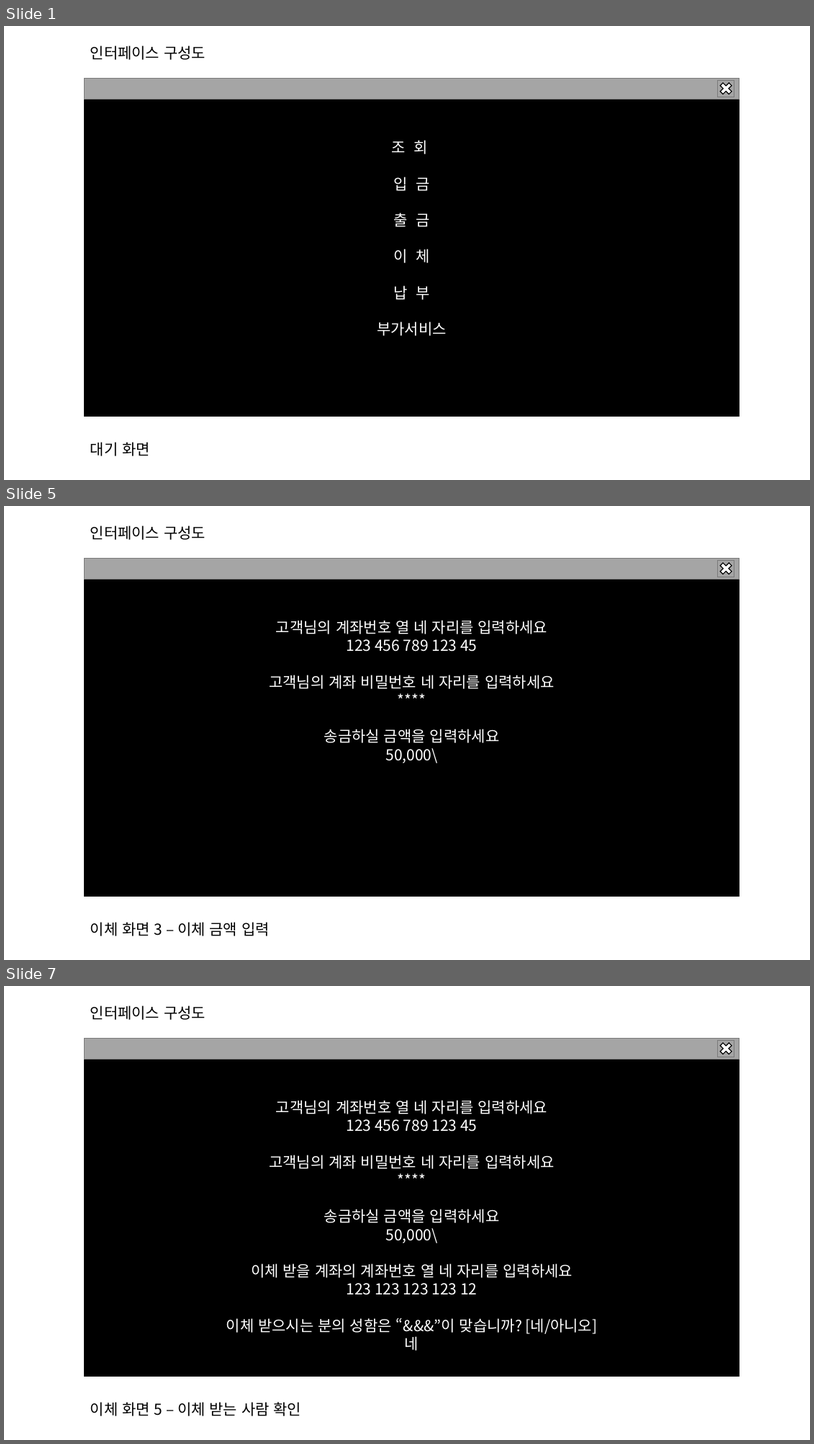
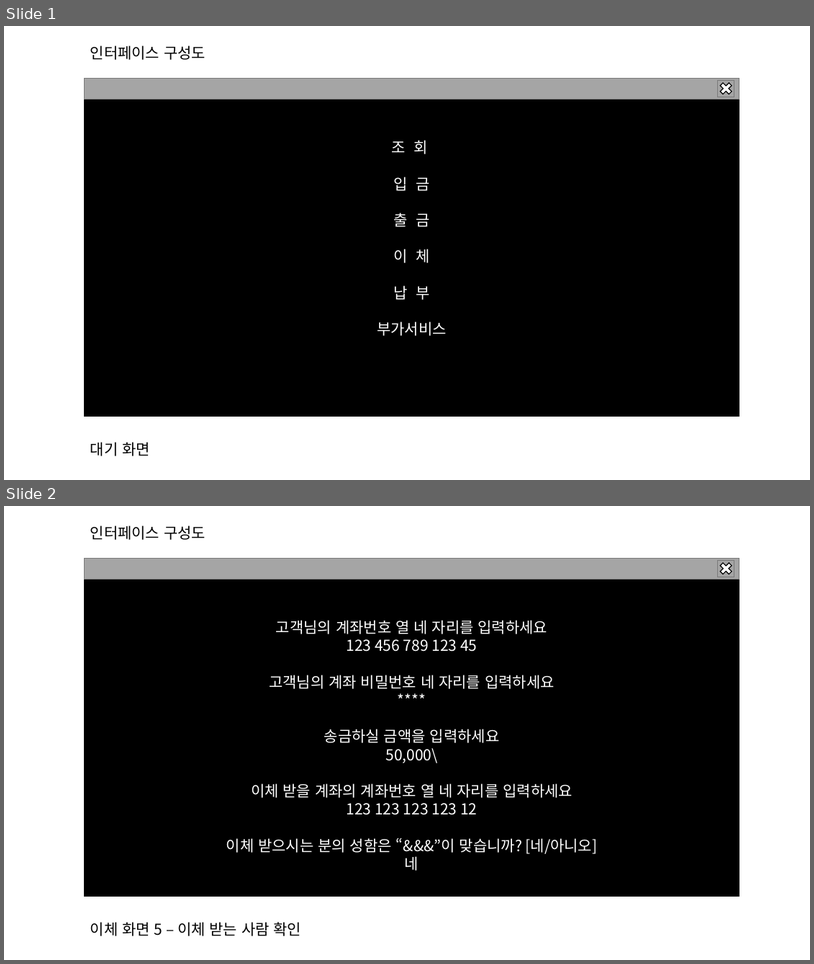
Before and after one commit to 909ma/ATM-System-using-by-C-Language, a slide deck: 기타/인터페이스/인터페이스 양식.pptx. Shown one above the other, each under a label of ours: slides 1, 5 and 7 before the commit, slides 1 and 2 after it; the slides between them are not shown. The pictures are 814x1444 and 814x964 pixels, drawn with LibreOffice and Linux fonts; fonts in the diff are those of the drawing. Boxes give left, top, right and bottom in pixels: in the first picture for what was removed or moved away, otherwise in the second. Text is boxed around its words. In the diff, an @@ line names an element or a change of style, - is before the commit and + after.

```diff
--- a/기타/인터페이스/인터페이스 양식.pptx
+++ b/기타/인터페이스/인터페이스 양식.pptx
@@ slide 5 removed at box(4, 506, 810, 960), background #FFFFFF @@
@@ text removed at box(90, 525, 206, 540) @@
-인터페이스 구성도
@@ group removed at box(85, 558, 741, 896): 3 rectangles, 1 cross @@
-고객님의 계좌번호 열 네 자리를 입력하세요
-123 456 789 123 45
-고객님의 계좌 비밀번호 네 자리를 입력하세요
-****
-송금하실 금액을 입력하세요
-50,000\
@@ text removed at box(90, 921, 270, 936) @@
-이체 화면 3 – 이체 금액 입력
@@ what was slide 7 is now slide 2 @@
```
Also in this commit, not shown: 6 other slides removed.
